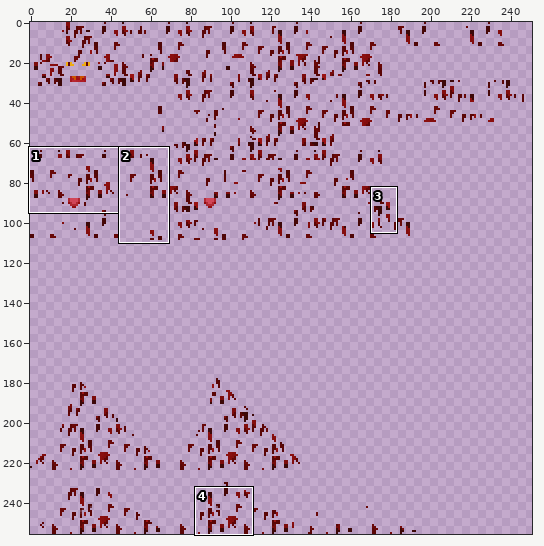
Sprite sheet -- src/main/resources/assets/dragonmounts/textures/entities/dragon/nether/glow.png. The picture above shows the old version from afar; the outline marks the close-up.
Close-up. Before:
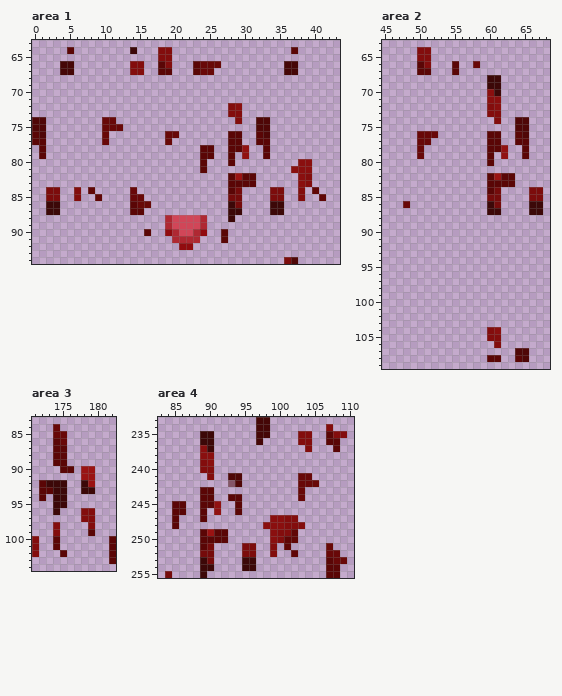
The file is 256x256 pixels. Pixels under 10% opacity are left out. Colours within 5 levels of each other are drawn and written as one. Shown: area 1: x 0..43, y 63..94; area 2: x 45..68, y 63..109; area 3: x 171..182, y 83..104; area 4: x 83..110, y 233..255. The wide view leaves out empty margins. The commit also changed other parts of the picture, which this record leaves out.
Now the later version:
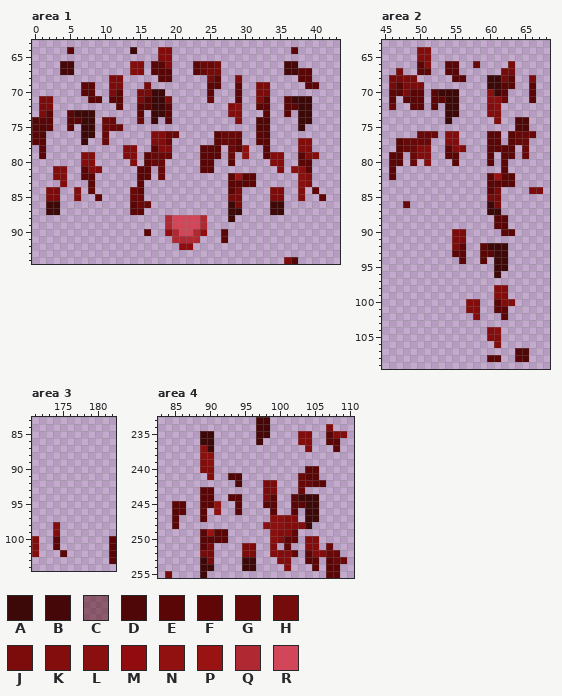
Palette (. is transparent): A #3c0808  B #450707  C #4f07077a  D #4f0707  E #5a0606  F #600606  G #680808  H #750b0b  J #7c0c0c  K #830d0d  L #8a0f0f  M #910b0f  N #911111  P #9a1313  Q #af2832  R #d14658
Change:
Area 1:
y 66: x 17 . -> E; x 26 G -> H
y 67: x 17 . -> E; x 25..26 G. -> HH; x 38..39 .. -> EE
y 68: x 11..12 .. -> JJ; x 18..19 .. -> EE; x 25..26 .. -> HE; x 29 . -> J; x 38..39 .. -> EE
y 69: x 7..8 .. -> EE; x 11..12 .. -> JJ; x 16 . -> H; x 25..26 .. -> EE; x 29 . -> E; x 32..33 .. -> JJ; x 39..40 .. -> EE
y 70: x 7..8 .. -> EE; x 11..12 .. -> JE; x 15..18 .... -> HHAA; x 25 . -> E; x 29 . -> E; x 32..33 .. -> JJ
y 71: x 1..2 .. -> JJ; x 8..9 .. -> EE; x 11..12 .. -> EE; x 15..19 ..... -> HEAAJ; x 25 . -> G; x 29 . -> E; x 32..33 .. -> JE; x 36..39 .... -> EAAA
y 72: x 1..2 .. -> JJ; x 12 . -> E; x 15..19 ..... -> EEAAE; x 32..33 .. -> EE; x 36..39 .... -> EEAA
y 73: x 1..2 .. -> JE; x 5..8 .... -> EAAA; x 15 . -> E; x 17..19 ... -> AAE; x 33 . -> E; x 36 . -> E; x 38..39 .. -> AA
y 74: x 1..2 D. -> EE; x 5..8 .... -> EEAA; x 15 . -> G; x 17 . -> A; x 19 . -> E; x 38..39 .. -> AA
y 75: x 2 . -> E; x 5 . -> E; x 7..8 .. -> AA; x 38 . -> A
y 76: x 7..8 .. -> AA; x 17..18 .. -> KK; x 26..29 ..EE -> EGGG
y 77: x 7 . -> A; x 17..18 .. -> KK; x 26..28 ..E -> EGG; x 38..39 .. -> KK
y 78: x 13..14 .. -> KK; x 17..19 ... -> EKK; x 26 . -> E; x 28 E -> G; x 38..39 .. -> KK
y 79: x 7..8 .. -> KK; x 13..14 .. -> KK; x 16..19 .... -> EGGG; x 26 . -> E; x 28 E -> G; x 34..35 .. -> KK; x 38..40 ... -> EKK
y 80: x 7..8 .. -> KK; x 14 . -> K; x 16..18 ... -> EGG; x 25 . -> E; x 34..35 .. -> KK; x 38..39 LL -> EE
y 81: x 3..4 .. -> KK; x 7..9 ... -> EKK; x 15..16 .. -> EE; x 18 . -> G; x 25 . -> E; x 35 . -> K; x 39 L -> E
y 82: x 3..4 .. -> KK; x 7..8 .. -> EE; x 15..16 .. -> EE; x 18 . -> G
y 83: x 4 . -> K; x 8 . -> E; x 15 . -> E
y 84: x 15 . -> E
Area 2:
y 66: x 54 . -> E; x 63 . -> H
y 67: x 47 . -> H; x 54 . -> E; x 62..63 .. -> HH
y 68: x 46..49 .... -> HHJJ; x 55..56 .. -> EE; x 62..63 .. -> HE; x 66 . -> J
y 69: x 46..50 ..... -> HEJJJ; x 62..63 .. -> EE; x 66 . -> E
y 70: x 46..50 ..... -> EEJEE; x 52..55 .... -> EAAA; x 62 . -> E; x 66 . -> E
y 71: x 46 . -> E; x 48..50 ... -> EEE; x 52..55 .... -> EEAA; x 62 . -> G; x 66 . -> E
y 72: x 46 . -> G; x 49..50 .. -> EE; x 52 . -> E; x 54..55 .. -> AA
y 73: x 54..55 .. -> AA
y 74: x 54 . -> A
y 76: x 54..55 .. -> KK; x 63..66 .ED. -> EGGG
y 77: x 47..49 ... -> EGG; x 54..55 .. -> KK; x 63..65 .EE -> EGG
y 78: x 47..51 ...G. -> EGGKK; x 54..56 ... -> EKK; x 62..63 N. -> EE; x 65 E -> G
y 79: x 46..47 .. -> EE; x 49..51 .G. -> GKK; x 54..55 .. -> EE; x 62..63 N. -> EE; x 65 E -> G
y 80: x 46..47 .. -> EE; x 49 . -> G; x 51 . -> K; x 55 . -> E; x 62 . -> E
y 81: x 46 . -> E; x 62 . -> E
y 82: x 46 . -> E
y 85: x 66..67 JJ -> ..
y 86..87: x 66..67 AA -> ..
y 88..89: x 61..62 .. -> EE
y 90: x 55..56 .. -> JJ; x 62..63 .. -> EE
y 91: x 55..56 .. -> JJ
y 92: x 55..56 .. -> JE; x 59..62 .... -> EAAA
y 93: x 55..56 .. -> EE; x 59..62 .... -> EEAA
y 94: x 56 . -> E; x 59 . -> E; x 61..62 .. -> AA
y 95: x 61..62 .. -> AA
y 96: x 61 . -> A
y 98..99: x 61..62 .. -> KK
y 100: x 57..58 .. -> KK; x 61..63 ... -> EKK
y 101: x 57..58 .. -> KK; x 61..62 .. -> EE
y 102: x 58 . -> K; x 62 . -> E
Area 3:
y 84: x 174 G -> .
y 85: x 174..175 GG -> ..
y 86: x 174..175 EG -> ..
y 87..89: x 174..175 EE -> ..
y 90: x 175..176 EE -> ..; x 178..179 PP -> ..
y 91: x 178..179 PP -> ..
y 92: x 172..175 EAAA -> ....; x 178..179 AP -> ..
y 93: x 172..175 EEAA -> ....; x 178..179 AA -> ..
y 94: x 172 E -> .; x 174..175 AA -> ..
y 95: x 174..175 AA -> ..
y 96: x 174 A -> .; x 178..179 KK -> ..
y 97: x 178..179 KK -> ..
y 98: x 179 K -> .
y 99: x 179 E -> .
Area 4:
y 240: x 104..105 .. -> EE
y 241: x 104..105 G. -> EE
y 242: x 93 C -> .; x 98..99 .. -> JJ; x 105..106 G. -> EE
y 243: x 98..99 .. -> JJ
y 244: x 98..99 .. -> JE; x 102..105 .G.. -> EAAA
y 245: x 98..99 .. -> EE; x 102..105 .... -> EEAA
y 246: x 99 . -> E; x 102 . -> E; x 104..105 .. -> AA
y 247: x 104..105 .. -> AA
y 248: x 104 . -> A
y 250..251: x 104..105 .. -> KK
y 252: x 100..101 .. -> KK; x 104..106 ... -> EKK
y 253: x 100..101 .. -> KK; x 104..105 .. -> EE
y 254: x 101 . -> K; x 105 . -> E
